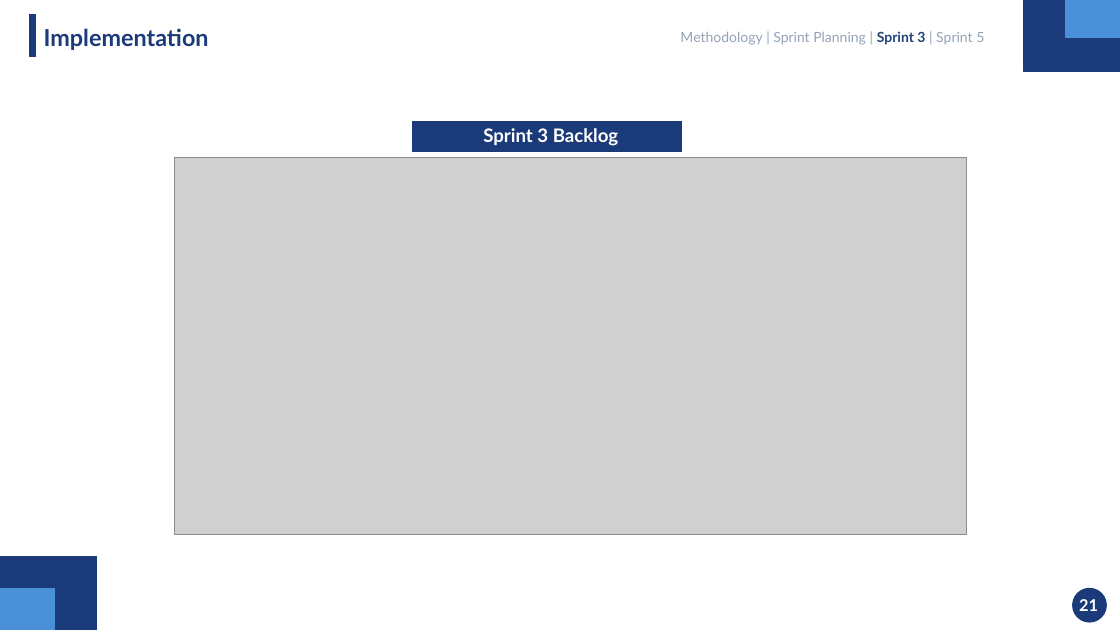
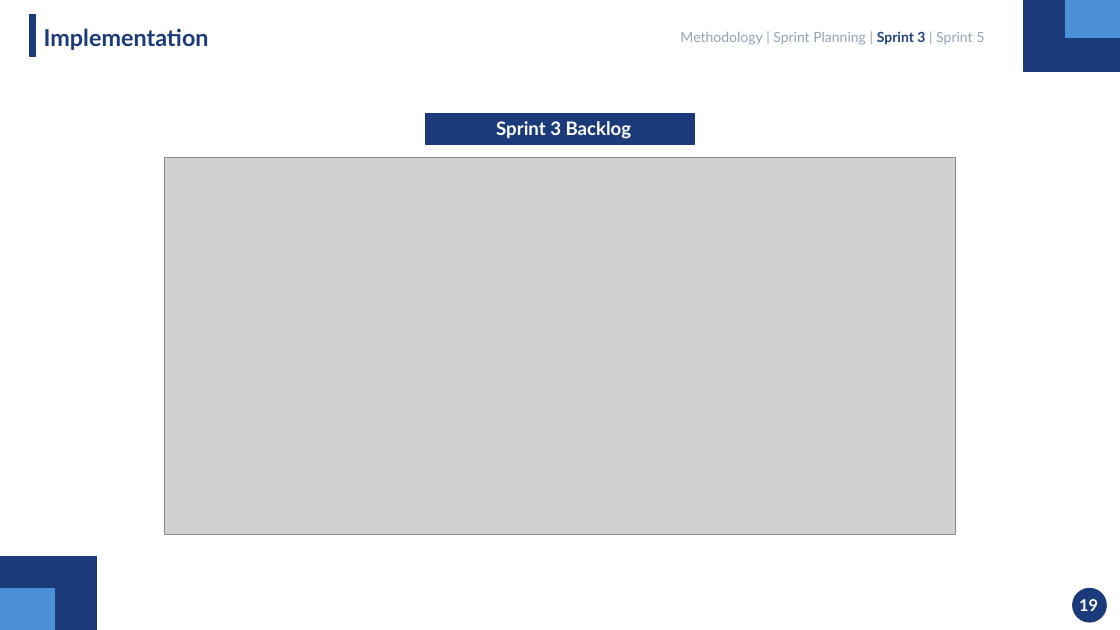
Before and after one commit to mahdi000666/DesignFlow, a slide deck: slide 19 of docs/Presentation.pptx (slide 20 before the commit). Drawn at 1120x630 pixels with LibreOffice and Linux fonts; fonts in the diff are those of the drawing; grey boxes stand for pictures. Boxes give left, top, right and bottom in pixels: in the first picture for what was removed or moved away, otherwise in the second. Text is boxed around its words. In the diff, an @@ line names an element or a change of style, - is before the commit and + after.

```diff
--- a/docs/Presentation.pptx
+++ b/docs/Presentation.pptx
@@ text "Sprint 3 Backlog": place and size @@
-text "Sprint 3 Backlog" at [483, 128, 619, 146]
+text "Sprint 3 Backlog" at [496, 121, 632, 139]
@@ rectangle: place and size @@
-rectangle at [413, 122, 681, 152]
+rectangle at [426, 114, 695, 145]
@@ picture: place and size @@
-picture at [175, 158, 966, 534]
+picture at [165, 158, 956, 534]
@@ text at [1079, 599, 1098, 611]: text changed @@
-21
+19
```
Also in this commit, not shown: 27 other slides changed, 1 slide removed.
